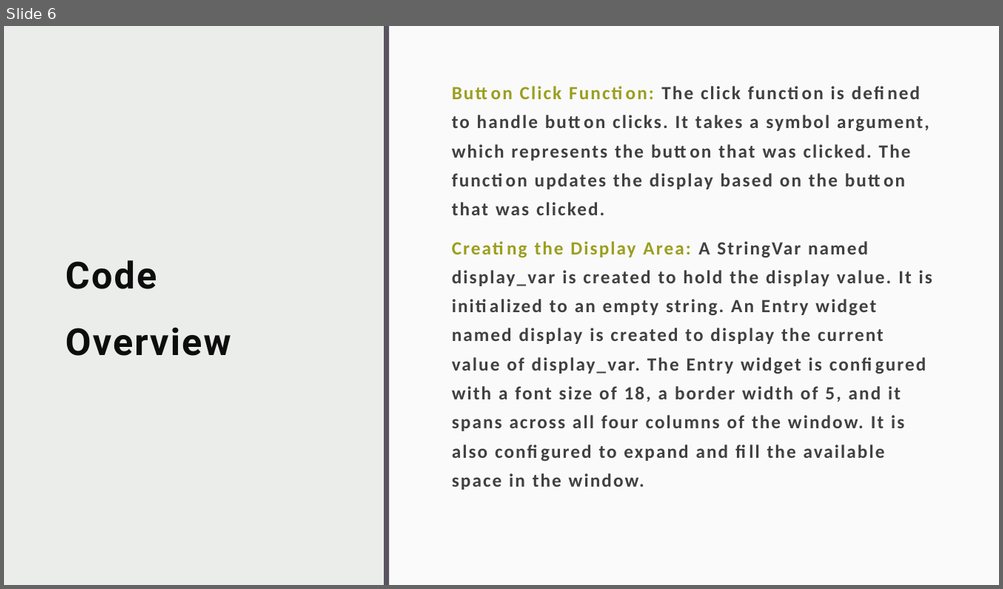
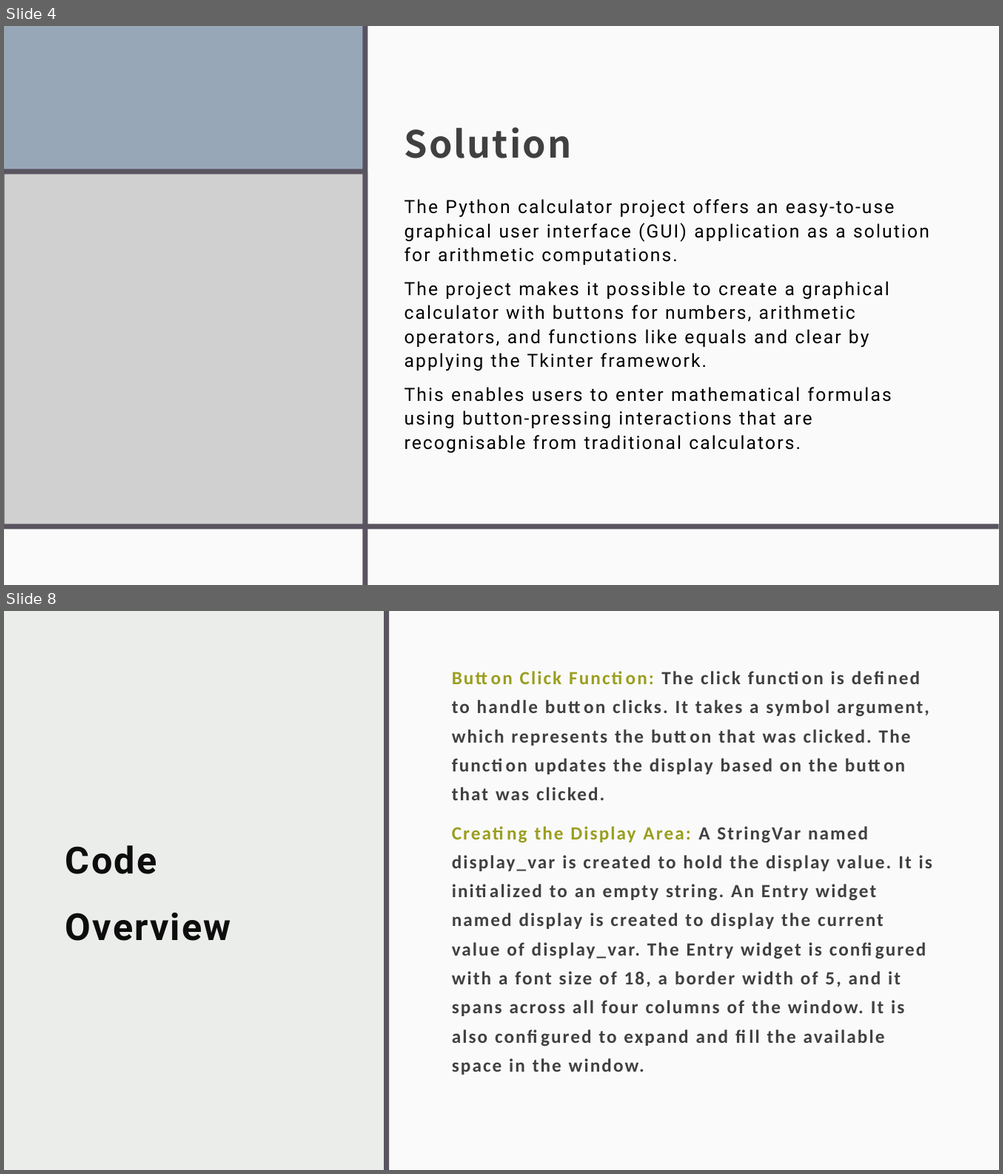
Before and after one commit to deewanker/Calculator, a slide deck: Calculator using Tkinter.pptx. Shown one above the other, each under a label of ours: slide 6 before the commit, slides 4 and 8 after it; the slides between them are not shown. The pictures are 1003x589 and 1003x1174 pixels, drawn with LibreOffice and Linux fonts; fonts in the diff are those of the drawing; grey boxes stand for pictures. Boxes give left, top, right and bottom in pixels: in the first picture for what was removed or moved away, otherwise in the second. Text is boxed around its words. In the diff, an @@ line names an element or a change of style, - is before the commit and + after.

```diff
--- a/Calculator using Tkinter.pptx
+++ b/Calculator using Tkinter.pptx
@@ slide 4 added at (4,26,999,585), background #EBEDEB; not listed: 2 template elements that a slide beside it also shows @@
@@ rectangle added at (4,26,999,585), fill #EBEDEB @@
@@ rectangle added at (4,26,365,173), fill #97A7B8 @@
@@ rectangle added at (363,26,368,585), fill #595460 @@
@@ rectangle added at (365,26,999,529), fill #FFFFFF at 75% opacity @@
@@ title added at (404,127,572,158), 36 pt, text #404040, bold @@
+Solution
@@ picture added at (4,173,368,528) @@
@@ rectangle added at (4,170,365,175), fill #595460 @@
@@ text added at (404,199,929,453), 17.6 pt, text #000000 @@
+The Python calculator project offers an easy-to-use graphical user interface (GUI) application as a solution for arithmetic computations.
+The project makes it possible to create a graphical calculator with buttons for numbers, arithmetic operators, and functions like equals and clear by applying the Tkinter framework.
+This enables users to enter mathematical formulas using button-pressing interactions that are recognisable from traditional calculators.
@@ rectangle added at (4,529,999,585), fill #FFFFFF at 75% opacity @@
@@ rectangle added at (4,525,999,530), fill #595460 @@
@@ what was slide 6 is now slide 8 @@
```
Also in this commit, not shown: 4 slides changed, 1 other slide added.
